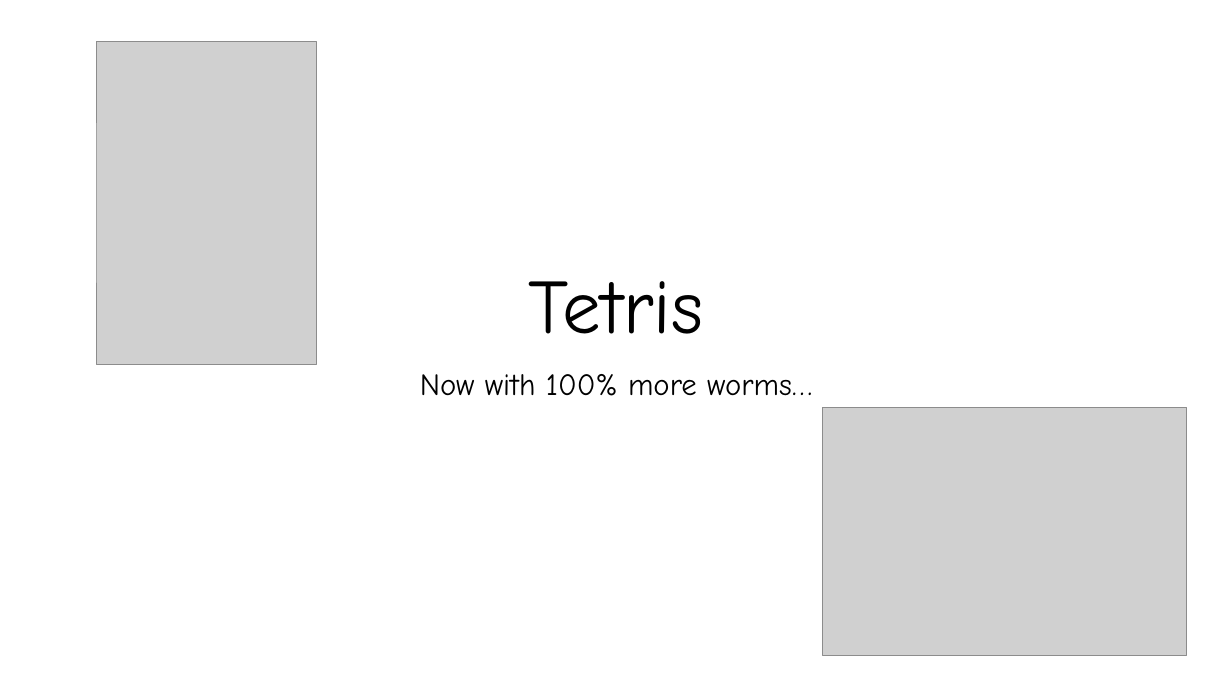
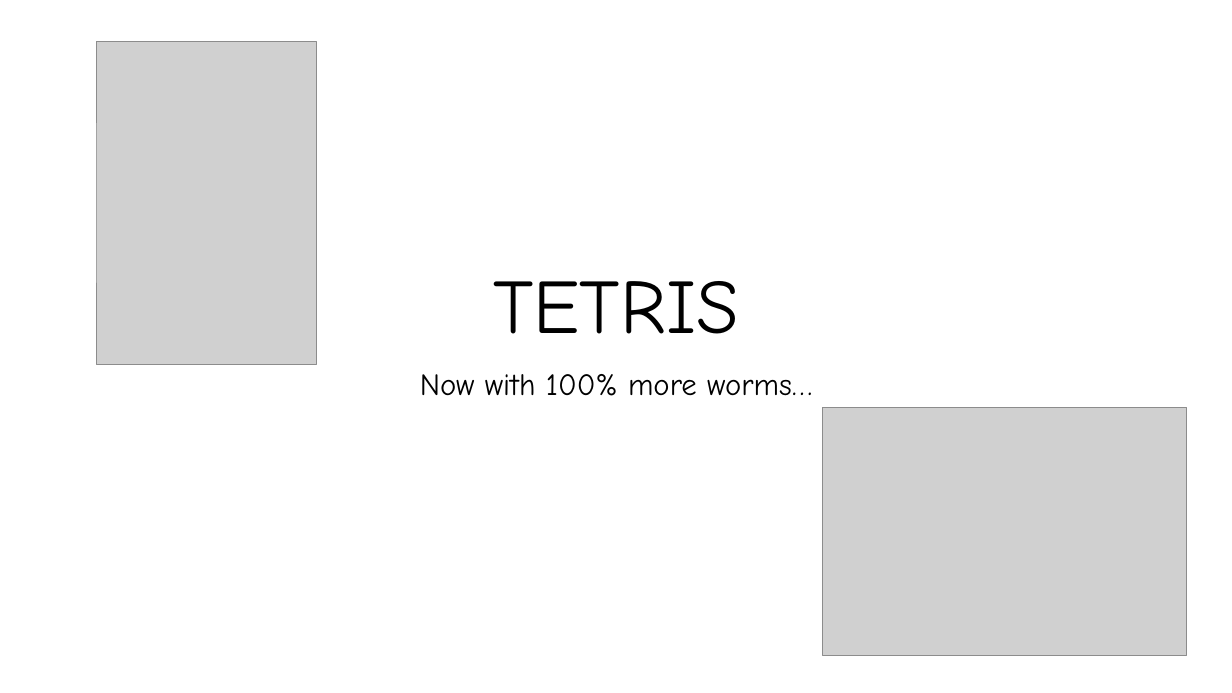
Before and after one commit to clararingrose/rguhack2023, a slide deck: slide 1 of tetrispresentation.pptx. Drawn at 1232x693 pixels with LibreOffice and Linux fonts; fonts in the diff are those of the drawing; grey boxes stand for pictures. Boxes give left, top, right and bottom in pixels: in the first picture for what was removed or moved away, otherwise in the second. Text is boxed around its words. In the diff, an @@ line names an element or a change of style, - is before the commit and + after.

```diff
--- a/tetrispresentation.pptx
+++ b/tetrispresentation.pptx
@@ title at [493,281,738,334]: text changed @@
-Tetris
+TETRIS
```
Also in this commit, not shown: 1 other file.
